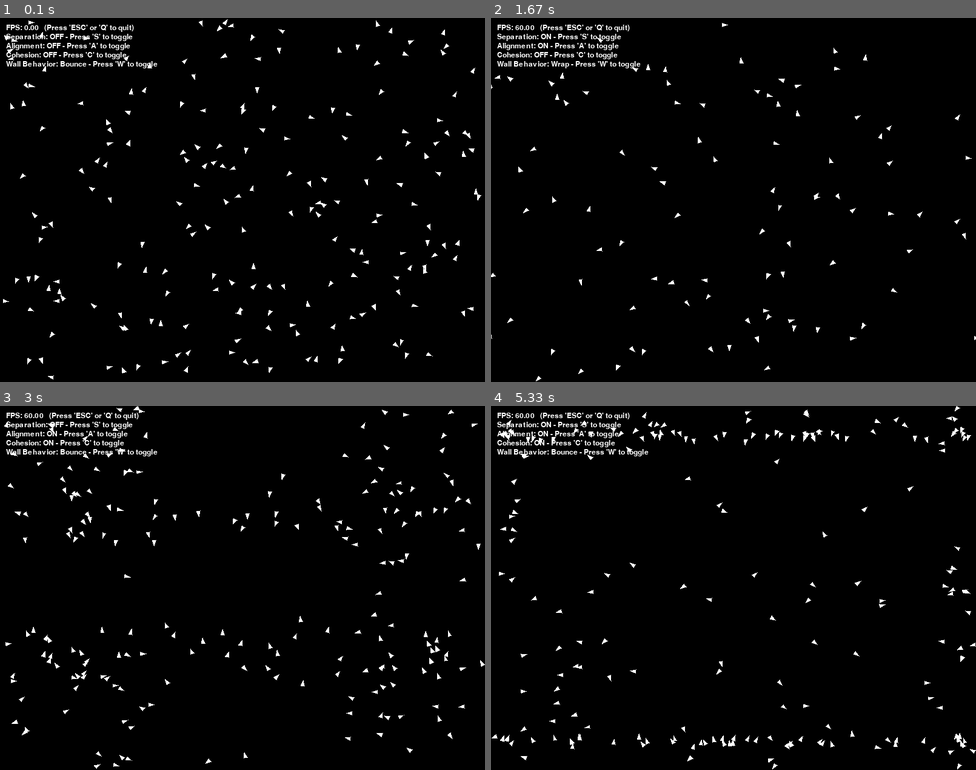
Above: before the commit, frames 1-4 (two rows, left to right).
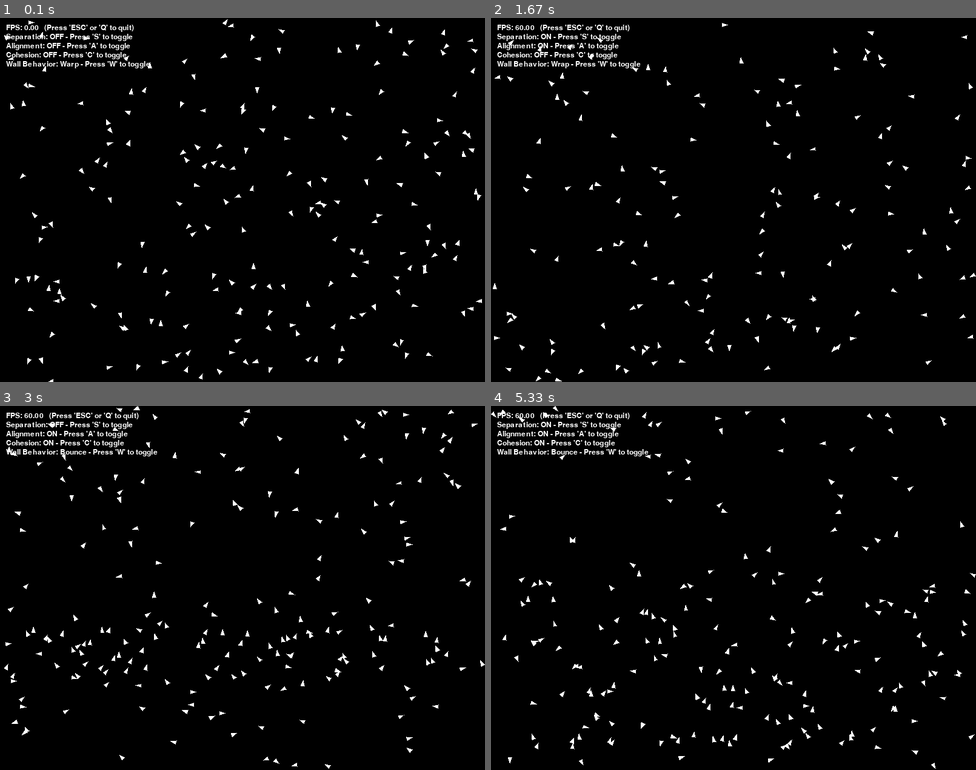
Above: after the commit, the same moments.

Repository: Meaow-09/lab8-pygame
Game: pygame game, started from boids_exam.py
The game is run twice, just before and just after one commit, with the same random seed, the same clock (stepped at 60 frames per second) and the same inputs.
Inputs:
- Up to frame 1 (0.1 s): no input
- Up to frame 2 (1.67 s): hold W 0.33-0.8 s; hold A 0.83-1.37 s; hold S from 1.4 s (still down)
- Up to frame 3 (3 s): release S at 1.7 s; hold A 1.73-2.13 s; tap C at 1.88 s; hold W 2.17-2.53 s; hold S 2.57-2.93 s; hold A from 2.97 s (still down)
- Up to frame 4 (5.33 s): tap C at 3.12, 4.52 s; release A at 3.43 s; hold W 3.47-3.77 s; hold A 3.8-4.33 s; hold S 4.37-4.67 s; hold A 4.7-5.1 s; hold W from 5.13 s (still down)

The runs differ from the first frame. In frame 1, 0.3% of the frame differs, in the area x 0-100%, y 0-100%; in frame 2, 0.8%; in frame 3, 1.9%; in frame 4, 2.4%.

Commit message:
exam: q10 - boids: screen wrapping

Diff:
--- a/boids_exam.py
+++ b/boids_exam.py
@@ -34,7 +34,7 @@
     COHESION_STEER_STRENGTH: float = 5  # How strongly boids steer toward center of mass of neighbors (vector-based)
 
     # Wall warp or bounce
-    WALL_BEHAVIOR: str = "bounce"  # "wrap" or "bounce"
+    WALL_BEHAVIOR: str = "warp"  # "wrap" or "bounce"
 
 
 
@@ -59,7 +59,14 @@
     # Screen wrapping: if a boid goes off one edge of the screen,
     # it should reappear on the opposite edge
     def _screen_wrap(self) -> None:
-        pass
+        if self.x < config.BOID_SIZE:
+            self.x = config.WIDTH - config.BOID_SIZE
+        elif self.x > config.WIDTH - config.BOID_SIZE:
+            self.x = config.BOID_SIZE
+        if self.y < config.BOID_SIZE:
+            self.y = config.HEIGHT - config.BOID_SIZE
+        elif self.y > config.HEIGHT - config.BOID_SIZE:
+            self.Y = config.BOID_SIZE
 
     # Default wall behavior is bounce: if a boid hits the edge of the screen,
     # it should bounce back in the opposite direction
Not shown, changed: MY_EXAM.md
